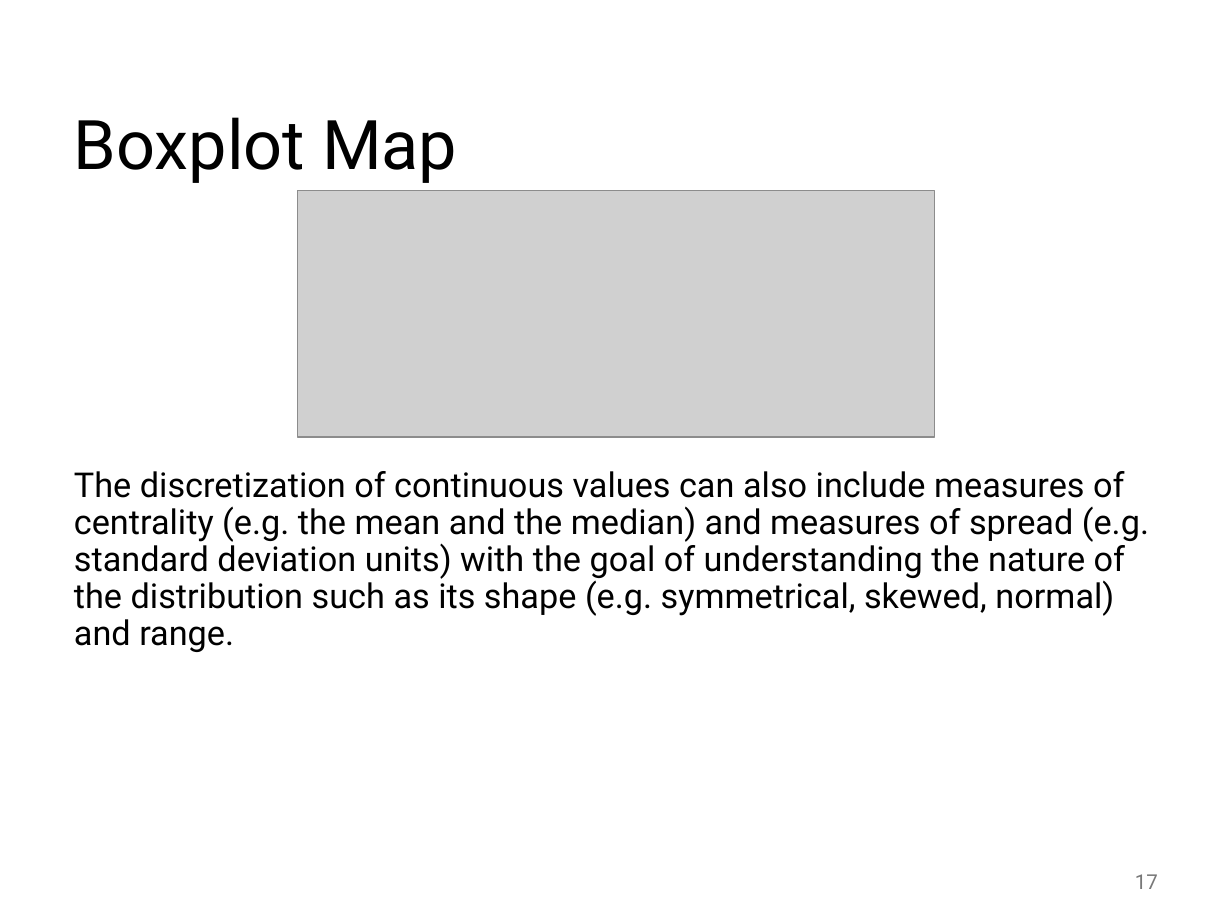
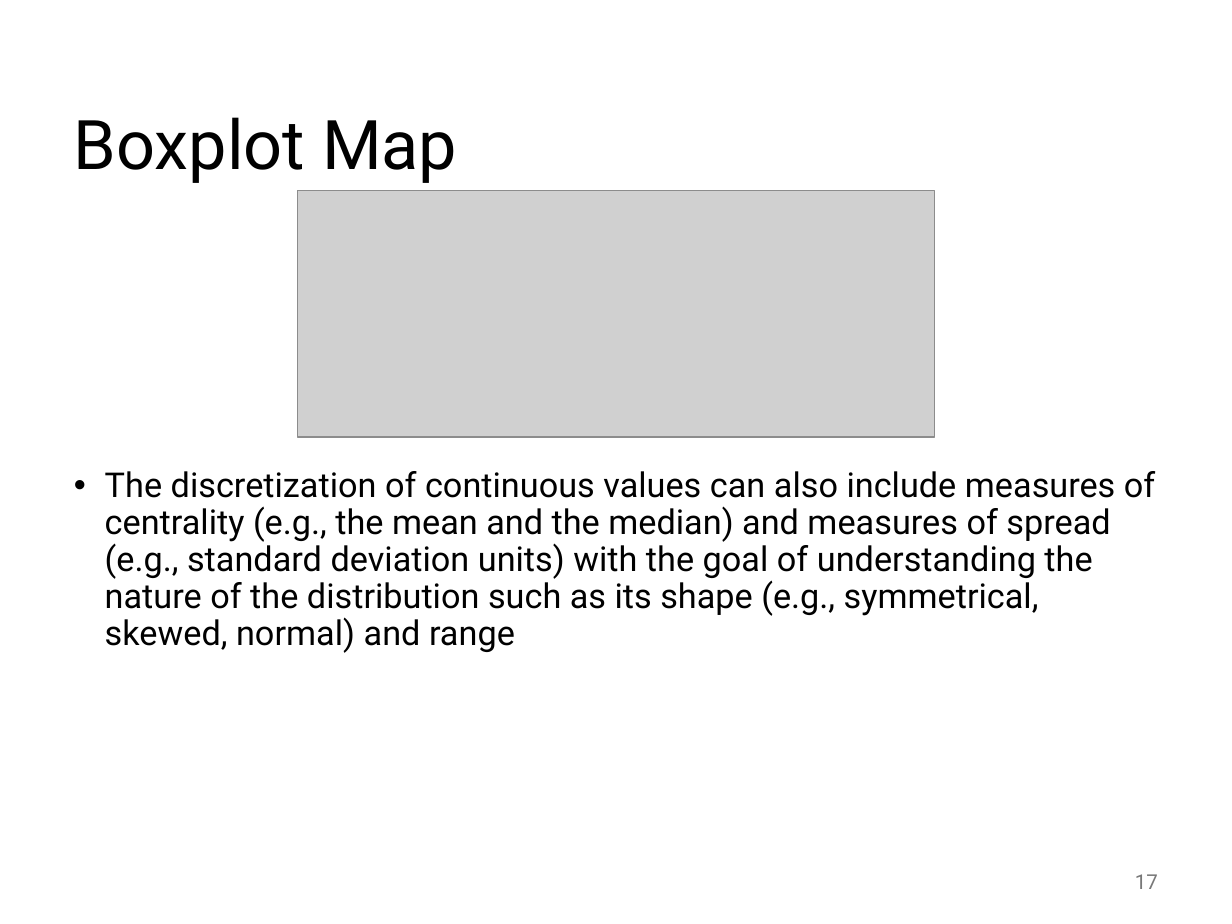
Before and after one commit to abuabara/abuabara.github.io, a slide deck: slide 17 of DAEN489S26/week2_slides.pptx. Drawn at 1232x924 pixels with LibreOffice and Linux fonts; fonts in the diff are those of the drawing; grey boxes stand for pictures. Boxes give left, top, right and bottom in pixels: in the first picture for what was removed or moved away, otherwise in the second. Text is boxed around its words. In the diff, an @@ line names an element or a change of style, - is before the commit and + after.

```diff
--- a/DAEN489S26/week2_slides.pptx
+++ b/DAEN489S26/week2_slides.pptx
@@ text at (105, 471, 1155, 653): text changed @@
-The discretization of continuous values can also include measures of centrality (e.g. the mean and the median) and measures of spread (e.g. standard deviation units) with the goal of understanding the nature of the distribution such as its shape (e.g. symmetrical, skewed, normal) and range.
+• The discretization of continuous values can also include measures of centrality (e.g., the mean and the median) and measures of spread (e.g., standard deviation units) with the goal of understanding the nature of the distribution such as its shape (e.g., symmetrical, skewed, normal) and range
```
Also in this commit, not shown: 21 other slides changed, 1 other file.
